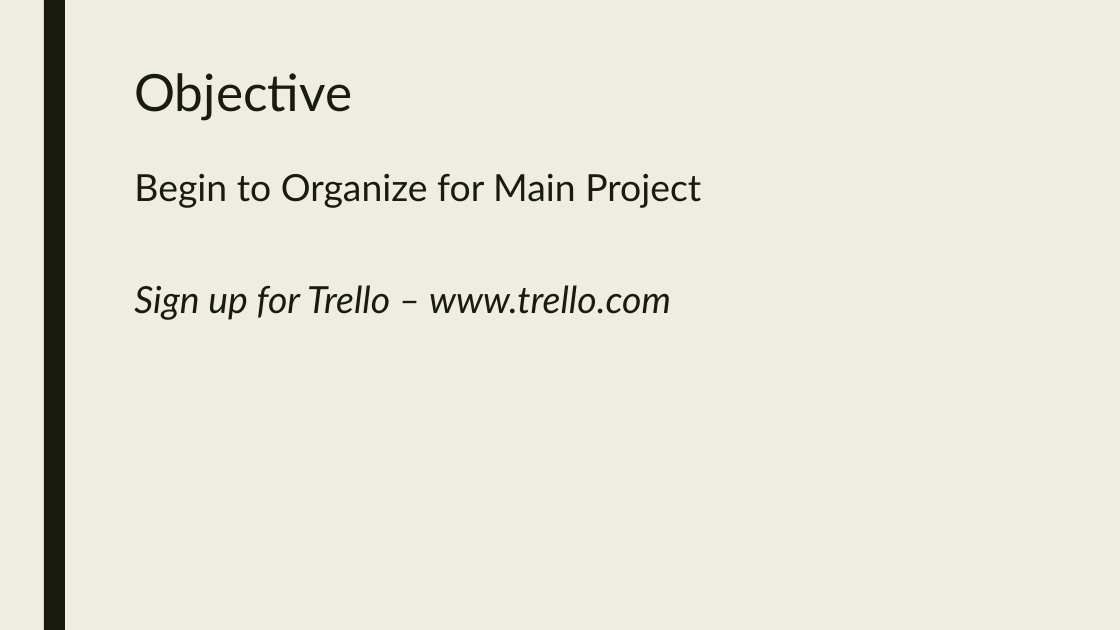
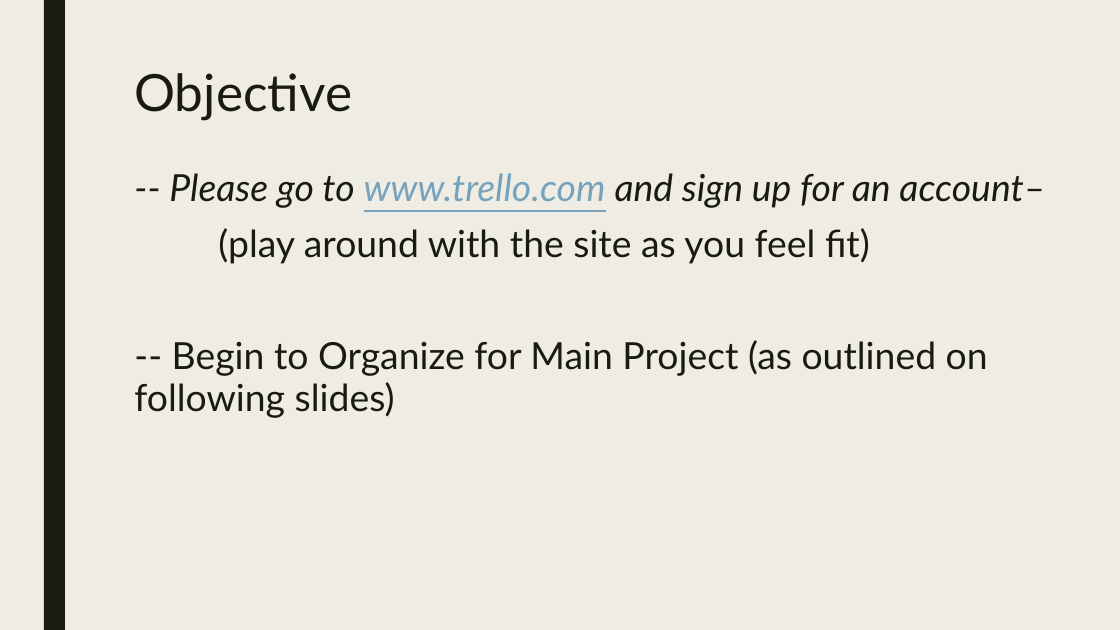
Before and after one commit to codecuddy/math_analysis, a slide deck: slide 2 of 2nd Semester/MathAnalysis_Day_050 Focus on Project Goals.pptx. Drawn at 1120x630 pixels with LibreOffice and Linux fonts; fonts in the diff are those of the drawing. Boxes give left, top, right and bottom in pixels: in the first picture for what was removed or moved away, otherwise in the second. Text is boxed around its words. In the diff, an @@ line names an element or a change of style, - is before the commit and + after.

Commit message:
final project plus extra content

```diff
--- a/2nd Semester/MathAnalysis_Day_050 Focus on Project Goals.pptx
+++ b/2nd Semester/MathAnalysis_Day_050 Focus on Project Goals.pptx
@@ text at (134,173,1045,418): text changed; italic off @@
-Begin to Organize for Main Project
-Sign up for Trello – www.trello.com
+-- Please go to www.trello.com and sign up for an account–
+(play around with the site as you feel fit)
+-- Begin to Organize for Main Project (as outlined on following slides)
```
Also in this commit, not shown: 4 other slides changed, 2 slides added, 2 slides removed, 38 other files.
